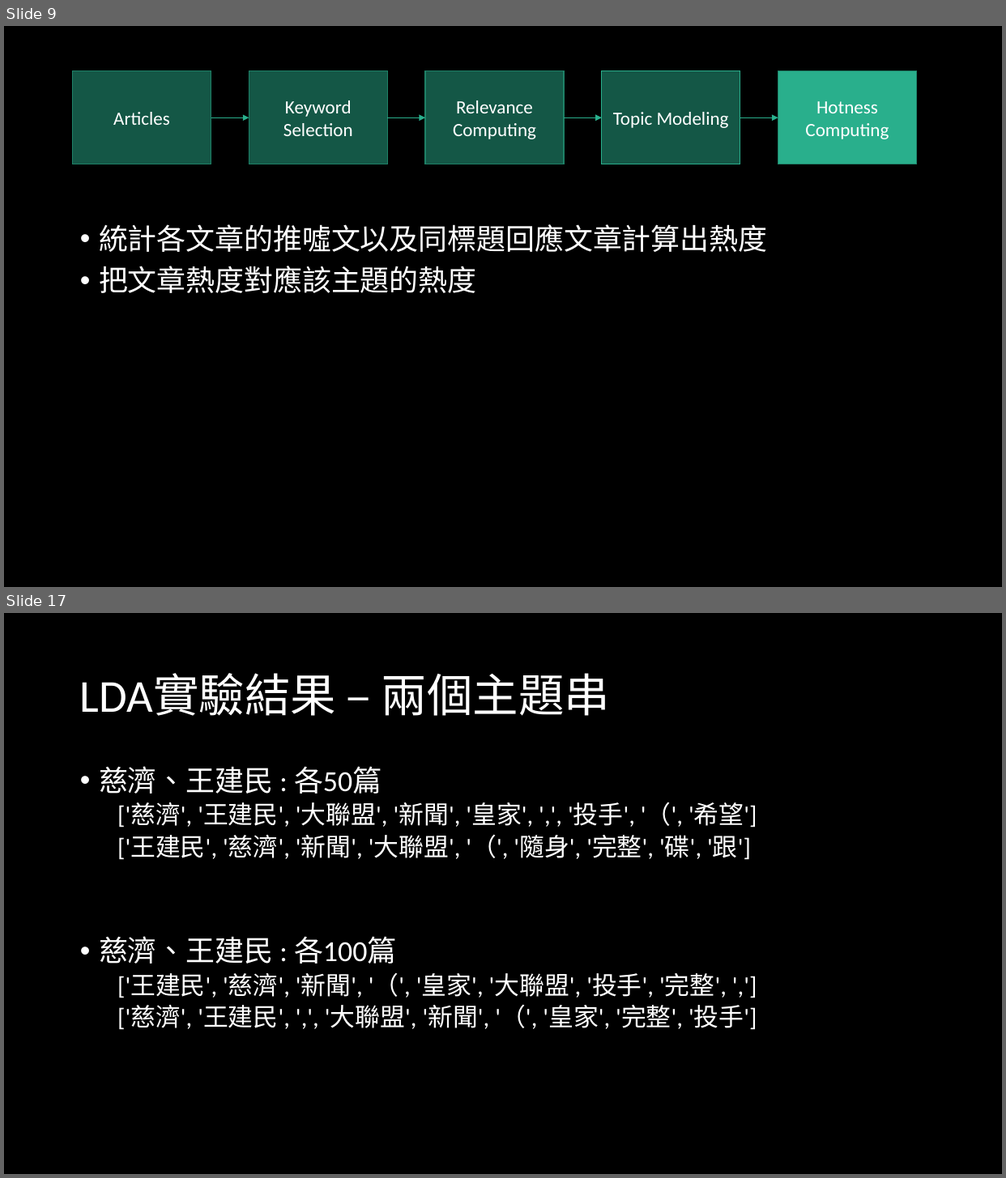
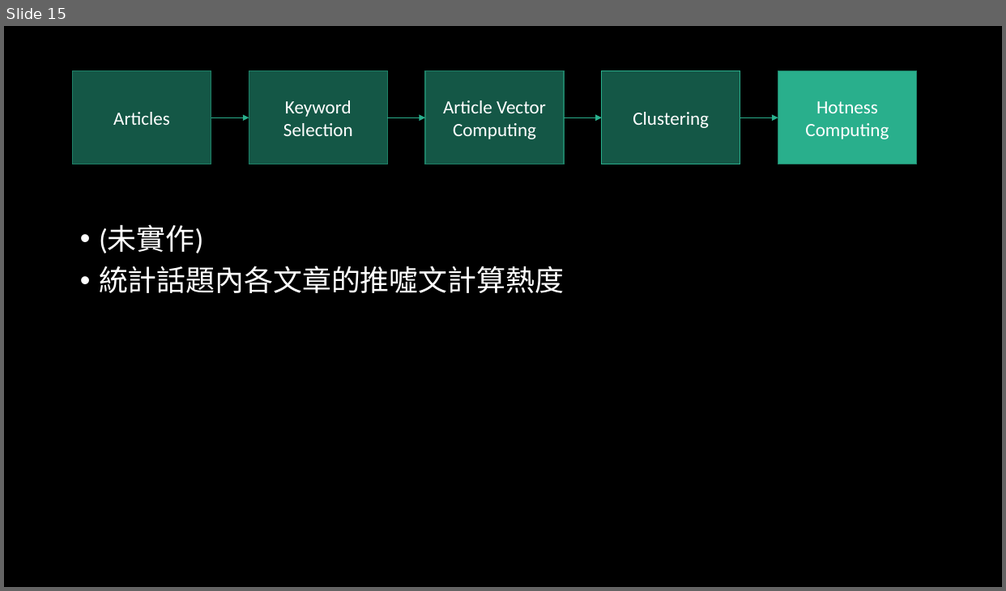
Before and after one commit to ZhongTing/HotTopicDetection, a slide deck: Hot-Topic-Detection.pptx. Shown one above the other, each under a label of ours: slides 9 and 17 before the commit, slide 15 after it; the slides between them are not shown. The pictures are 1006x1178 and 1006x591 pixels, drawn with LibreOffice and Linux fonts; fonts in the diff are those of the drawing. Boxes give left, top, right and bottom in pixels: in the first picture for what was removed or moved away, otherwise in the second. Text is boxed around its words. In the diff, an @@ line names an element or a change of style, - is before the commit and + after.

```diff
--- a/Hot-Topic-Detection.pptx
+++ b/Hot-Topic-Detection.pptx
@@ slide 17 removed at (4, 613, 1002, 1174), background #000000 @@
@@ title removed at (80, 673, 610, 716) @@
-LDA實驗結果 – 兩個主題串
@@ text removed at (99, 766, 757, 1030) @@
-• 慈濟、王建民 : 各50篇
-  ['慈濟', '王建民', '大聯盟', '新聞', '皇家', ',', '投手', '（', '希望']
-  ['王建民', '慈濟', '新聞', '大聯盟', '（', '隨身', '完整', '碟', '跟']
-• 慈濟、王建民 : 各100篇
-  ['王建民', '慈濟', '新聞', '（', '皇家', '大聯盟', '投手', '完整', ',']
-  ['慈濟', '王建民', ',', '大聯盟', '新聞', '（', '皇家', '完整', '投手']
@@ what was slide 9 is now slide 15 @@
@@ slide 15 changed as well @@
@@ text in rectangle at (443, 101, 546, 139): text changed @@
-Relevance
-Computing
+Article Vector
+Computing
@@ text in rectangle at (633, 112, 709, 128): text changed @@
-Topic Modeling
+Clustering
@@ text at (99, 225, 564, 293): text changed @@
-• 統計各文章的推噓文以及同標題回應文章計算出熱度
-• 把文章熱度對應該主題的熱度
+• (未實作)
+• 統計話題內各文章的推噓文計算熱度
```
Also in this commit, not shown: 4 other slides changed, 11 slides added, 11 other slides removed, 1 other file.
